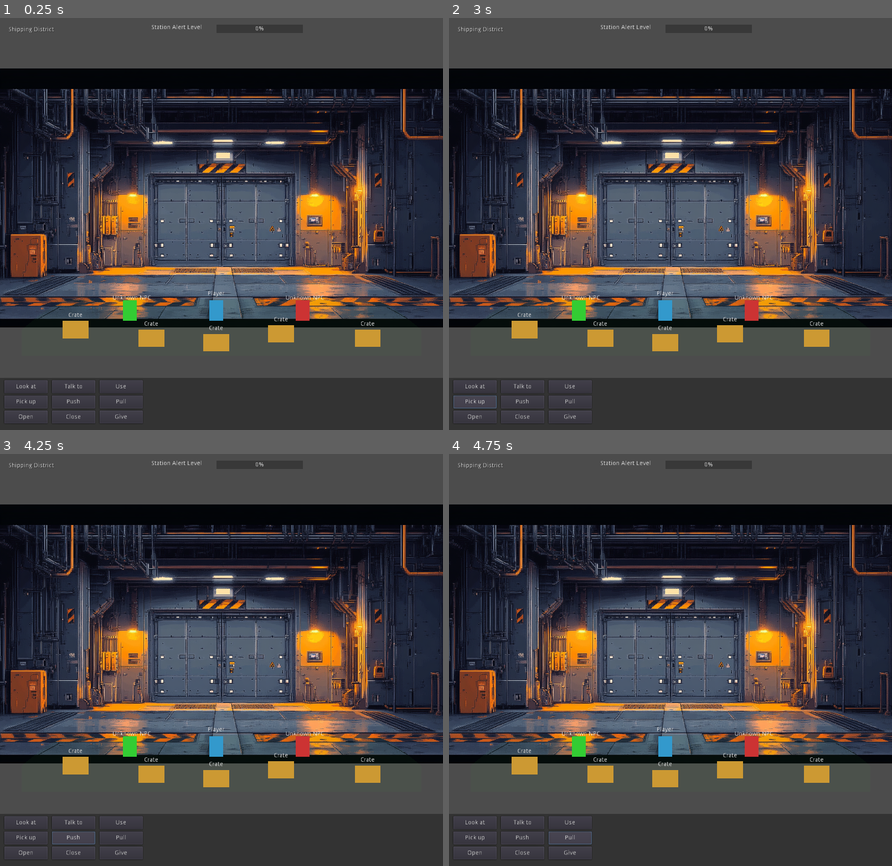
Above: before the commit, frames 1-4 (two rows, left to right).
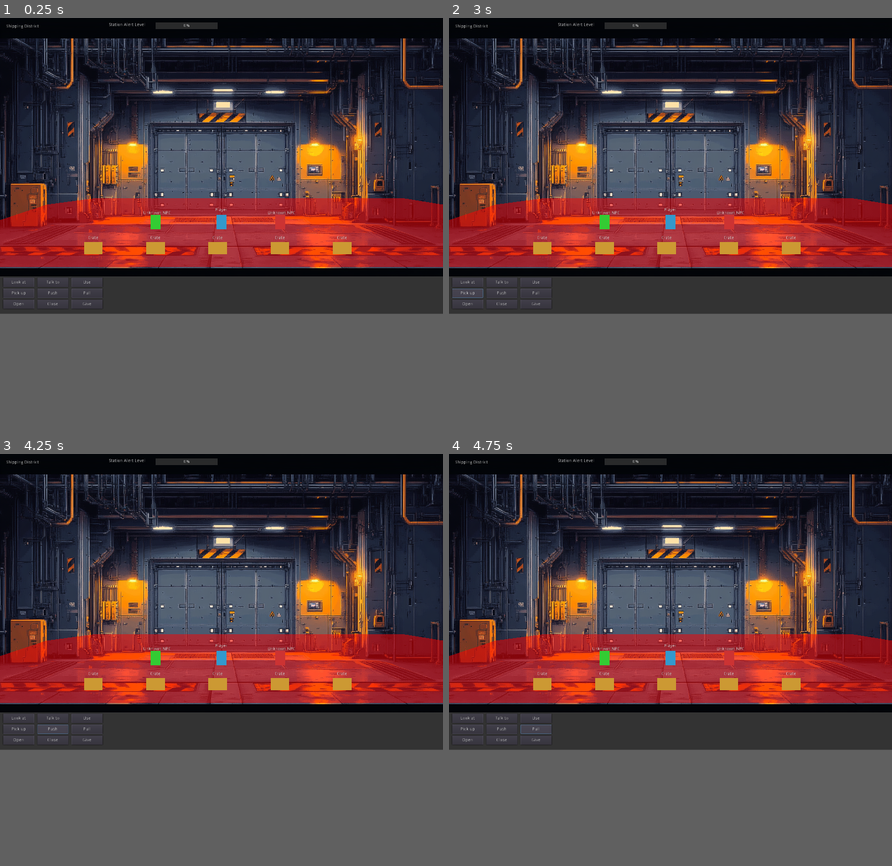
Above: after the commit, the same moments.

Repository: citizenchris100/a_silent_refraction
Game: Godot game, scene res://src/core/main.tscn
Two runs of this game, one before a commit and one after it. Both use one fixed random seed, a clock stepped at 60 frames per second and the inputs below.
Inputs:
- Up to frame 1 (0.25 s): no input
- Up to frame 2 (3 s): click "Look at" at 0.5 s; click "Talk to" at 1.25 s; click "Use" at 2 s; click "Pick up" at 2.75 s
- Up to frame 3 (4.25 s): click "Push" at 3.5 s
- Up to frame 4 (4.75 s): click "Pull" at 4.25 s
In our replay, the window is 800x743 before the commit and 800x534 after it. These sizes can differ from the game's own. Grey fills any space a smaller window leaves; there, only what the larger window draws over its background counts as a difference.

The runs differ from the first frame. In frame 1, 73% of the frame differs, in the area x 0-100%, y 0-99%; in frame 2, 74%; in frame 3, 74%; in frame 4, 74%.

Commit message:
working on walkable area

Diff:
--- a/project.godot
+++ b/project.godot
@@ -31,7 +31,8 @@
 config/icon="res://icon.png"
 
 [display]
-window/size/width=1024
+
+window/size/width=1424
 window/size/height=952
 window/stretch/mode="2d"
 window/stretch/aspect="keep"
--- a/src/core/dialog/dialog_manager.gd
+++ b/src/core/dialog/dialog_manager.gd
@@ -32,22 +32,22 @@
 
     # Create dialog panel
     dialog_panel = Panel.new()
-    dialog_panel.rect_position = Vector2(212, 150)
-    dialog_panel.rect_size = Vector2(600, 300)
+    dialog_panel.rect_position = Vector2(1100, 720)  # Bottom right position, right above verb UI
+    dialog_panel.rect_size = Vector2(320, 110)      # Even smaller, more compact size
     dialog_panel.visible = false
     canvas.add_child(dialog_panel)
 
     # Create dialog text
     dialog_text = Label.new()
-    dialog_text.rect_position = Vector2(20, 20)
-    dialog_text.rect_size = Vector2(560, 100)
+    dialog_text.rect_position = Vector2(15, 10)
+    dialog_text.rect_size = Vector2(320, 50)
     dialog_text.autowrap = true
     dialog_panel.add_child(dialog_text)
 
     # Create dialog options container
     dialog_options = VBoxContainer.new()
-    dialog_options.rect_position = Vector2(20, 130)
-    dialog_options.rect_size = Vector2(560, 150)
+    dialog_options.rect_position = Vector2(15, 80)
+    dialog_options.rect_size = Vector2(320, 80)
     dialog_panel.add_child(dialog_options)
 
 # Connect to all NPCs in the scene
--- a/src/core/districts/base_district.gd
+++ b/src/core/districts/base_district.gd
@@ -61,11 +61,13 @@
         var point = test_points[i]
         var is_walkable = results[i]
 
-        var marker = ColorRect.new()
-        marker.rect_size = Vector2(10, 10)
-        marker.rect_position = point - Vector2(5, 5)
-        marker.color = Color.green if is_walkable else Color.red
-        debug_node.add_child(marker)
+        # Only show markers for walkable areas to reduce visual clutter
+        if is_walkable:
+            var marker = ColorRect.new()
+            marker.rect_size = Vector2(5, 5)
+            marker.rect_position = point - Vector2(2.5, 2.5)
+            marker.color = Color(0.2, 0.8, 0.3, 0.3)  # More transparent green
+            debug_node.add_child(marker)
 
     print("Created walkable boundary test with " + str(test_points.size()) + " points")
     return {"walkable": results.count(true), "unwalkable": results.count(false)}
--- a/src/core/districts/walkable_area.gd
+++ b/src/core/districts/walkable_area.gd
@@ -4,8 +4,9 @@
     # Add to walkable area group
     add_to_group("walkable_area")
 
-    # Make semi-transparent for debugging but not too obtrusive
-    color = Color(0.2, 0.6, 0.2, 0.15)
+    # Make highly visible for debugging
+    color = Color(1.0, 0.0, 0.0, 0.5)
+    modulate = Color(1, 1, 1, 1.0)
 
 # Check if a point is inside this area
 func contains_point(point):
--- a/src/core/main.gd
+++ b/src/core/main.gd
@@ -18,10 +18,18 @@
 	# Add the player character
 	var player = load("res://src/characters/player/player.tscn").instance()
 	add_child(player)
-	player.position = Vector2(500, 700)  # Starting position within the walkable area
+	player.position = Vector2(712, 680)  # Starting position aligned with the floor and centered horizontally
 
 	# Add some NPCs for testing if they don't already exist
 	_add_test_npcs()
+
+	# Debug label disabled for clearer screenshots
+	# var debug_label = Label.new()
+	# debug_label.name = "PlayerPosLabel"
+	# debug_label.text = "Player position y=" + str(player.position.y)
+	# debug_label.rect_position = Vector2(20, 80)
+	# debug_label.add_color_override("font_color", Color(0, 1, 0))
+	# add_child(debug_label)
 
 	# Main initialization completed
 	print("Main scene loaded")
@@ -74,7 +82,7 @@
 		var concierge = Node2D.new()
 		concierge.set_script(concierge_script)
 		concierge.name = "Concierge"
-		concierge.position = Vector2(300, 700)  # Updated position to be in the walkable area
+		concierge.position = Vector2(500, 680)  # Updated position to be in the walkable area
 		add_child(concierge)
 		print("Added Concierge NPC")
 
@@ -84,7 +92,7 @@
 		var security = Node2D.new()
 		security.set_script(security_script)
 		security.name = "SecurityOfficer"
-		security.position = Vector2(700, 700)  # Updated position to be in the walkable area
+		security.position = Vector2(900, 680)  # Updated position to be in the walkable area
 		add_child(security)
 		print("Added Security Officer NPC")
 
--- a/src/core/main.tscn
+++ b/src/core/main.tscn
@@ -9,7 +9,9 @@
 [node name="UI" type="CanvasLayer" parent="."]
 
 [node name="VerbUI" parent="UI" instance=ExtResource( 2 )]
-anchor_top = 1.0
-anchor_bottom = 1.0
-margin_top = -120.0
-margin_bottom = 0.0
+anchor_top = 0.0
+anchor_bottom = 0.0
+margin_left = 0.0
+margin_top = 830.0
+margin_right = 1424.0
+margin_bottom = 951.0
--- a/src/districts/shipping/shipping_district.gd
+++ b/src/districts/shipping/shipping_district.gd
@@ -5,6 +5,14 @@
 	district_description = "The station's dock area where ships arrive with cargo and passengers."
 	# Call parent _ready instead of using super
 	._ready()
+
+	# Debug label disabled for clearer screenshots
+	# var debug_label = Label.new()
+	# debug_label.name = "DebugLabel"
+	# debug_label.text = "Walkable area: y=" + str(get_node("WalkableArea").polygon[0].y) + " to " + str(get_node("WalkableArea").polygon[2].y)
+	# debug_label.rect_position = Vector2(20, 50)
+	# debug_label.add_color_override("font_color", Color(1, 0, 0))
+	# add_child(debug_label)
 
 # Register locations within this district
 func register_locations():
--- a/src/districts/shipping/shipping_district.tscn
+++ b/src/districts/shipping/shipping_district.tscn
@@ -9,17 +9,29 @@
 script = ExtResource( 1 )
 
 [node name="Background" type="TextureRect" parent="."]
-margin_right = 1024.0
-margin_bottom = 832.0
+margin_right = 1424.0
+margin_bottom = 830.0
 texture = ExtResource( 4 )
-expand = true
-stretch_mode = 6
+expand = false
+stretch_mode = 0
 
 [node name="WalkableArea" type="Polygon2D" parent="." groups=["walkable_area"]]
 visible = true
-modulate = Color( 1, 1, 1, 0.4 )
-color = Color( 0.2, 0.6, 0.2, 0.3 )
-polygon = PoolVector2Array( 150, 650, 100, 680, 50, 720, 50, 780, 974, 780, 974, 720, 924, 680, 874, 650 )
+modulate = Color( 1, 1, 1, 1.0 )
+color = Color( 1.0, 0.0, 0.0, 0.5 )
+polygon = PoolVector2Array(
+	0, 650,
+	150, 600,
+	300, 580,
+	500, 580,
+	700, 580,
+	900, 580,
+	1100, 580,
+	1300, 580,
+	1424, 600,
+	1424, 800,
+	0, 800
+)
 script = ExtResource( 2 )
 
 [node name="DistrictLabel" type="Label" parent="."]
@@ -36,16 +48,16 @@
 }
 
 [node name="Crate" parent="." instance=ExtResource( 3 )]
-position = Vector2( 175, 720 )
+position = Vector2( 300, 740 )
 
 [node name="Crate2" parent="." instance=ExtResource( 3 )]
-position = Vector2( 350, 740 )
+position = Vector2( 500, 740 )
 
 [node name="Crate3" parent="." instance=ExtResource( 3 )]
-position = Vector2( 650, 730 )
+position = Vector2( 700, 740 )
 
 [node name="Crate4" parent="." instance=ExtResource( 3 )]
-position = Vector2( 850, 740 )
+position = Vector2( 900, 740 )
 
 [node name="Crate5" parent="." instance=ExtResource( 3 )]
-position = Vector2( 500, 750 )
+position = Vector2( 1100, 740 )
--- a/src/test/navigation_test.gd
+++ b/src/test/navigation_test.gd
@@ -19,17 +19,25 @@
     var walkable_area = Polygon2D.new()
     walkable_area.set_script(load("res://src/core/districts/walkable_area.gd"))
     walkable_area.polygon = PoolVector2Array([
-        Vector2(100, 100),
-        Vector2(900, 100),
-        Vector2(900, 500),
-        Vector2(100, 500)
+        Vector2(150, 200),
+        Vector2(900, 200),
+        Vector2(900, 480),
+        Vector2(150, 480)
     ])
+    walkable_area.color = Color(0.2, 0.6, 0.2, 0.3)
+    walkable_area.add_to_group("walkable_area")
     district.add_child(walkable_area)
+    yield(get_tree(), "idle_frame")
+    district.walkable_areas.append(walkable_area)
 
     # Create a player
     var player = load("res://src/characters/player/player.tscn").instance()
-    player.position = Vector2(500, 300)
+    player.position = Vector2(500, 350)
     add_child(player)
+
+    # Manually set the district for the player
+    yield(get_tree(), "idle_frame")
+    player.current_district = district
 
     # Create input manager
     var input_manager = load("res://src/core/input/input_manager.gd").new()
--- a/src/ui/verb_ui/verb_ui.tscn
+++ b/src/ui/verb_ui/verb_ui.tscn
@@ -6,7 +6,7 @@
 anchor_right = 1.0
 anchor_bottom = 0.0
 margin_bottom = 120.0
-rect_min_size = Vector2( 0, 120 )
+rect_min_size = Vector2( 1424, 120 )
 script = ExtResource( 1 )
 
 [node name="Background" type="ColorRect" parent="."]
Binary file added: assets/images/debug/debug018.png
Binary file added: assets/images/debug/debug019.png
Binary file added: assets/images/debug/debug020.png
Binary file added: assets/images/debug/debug021.png
Binary file added: assets/images/debug/debug022.png
Not shown, added: src/assets/backgrounds/current_ui001.png.import
Not shown, added: src/assets/backgrounds/current_ui002.png.import
Not shown, changed: docs/iteration_progress.md
